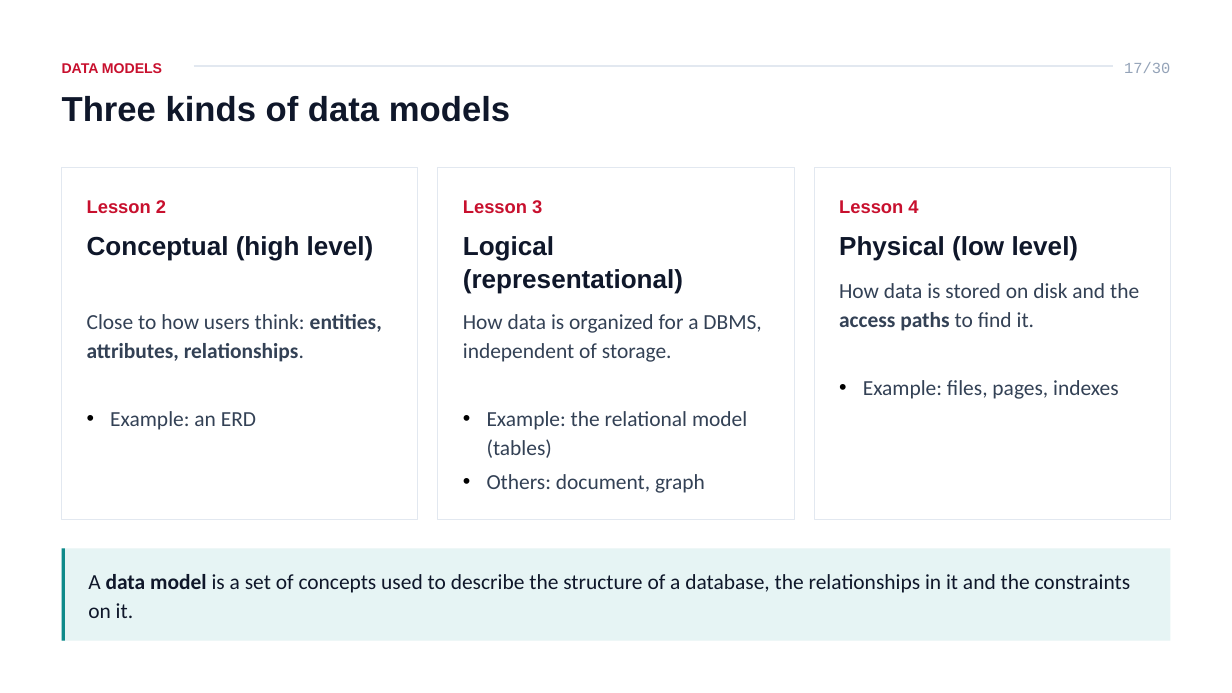
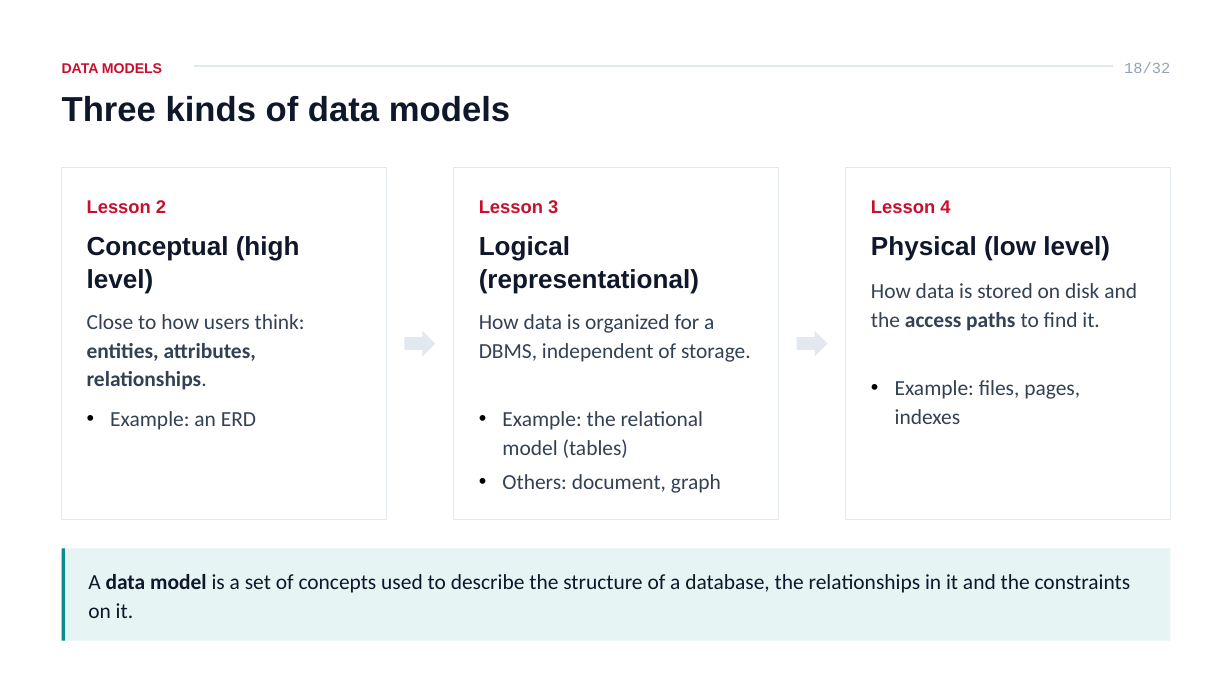
Before and after one commit to ahmedatef2007/db-slides, a slide deck: slide 18 of pptx/ITI_Database_Course_Lesson_1_Introduction.pptx (slide 17 before the commit). Drawn at 1232x693 pixels with LibreOffice and Linux fonts; fonts in the diff are those of the drawing. Boxes give left, top, right and bottom in pixels: in the first picture for what was removed or moved away, otherwise in the second. Text is boxed around its words. In the diff, an @@ line names an element or a change of style, - is before the commit and + after.

```diff
--- a/pptx/ITI_Database_Course_Lesson_1_Introduction.pptx
+++ b/pptx/ITI_Database_Course_Lesson_1_Introduction.pptx
@@ text at bbox=[1124, 62, 1170, 73]: text changed @@
-17/30
+18/32
@@ rectangle: place and size @@
-rectangle at bbox=[62, 167, 418, 520]
+rectangle at bbox=[62, 167, 386, 520]
@@ rectangle: place and size @@
-rectangle at bbox=[438, 167, 794, 520]
+rectangle at bbox=[454, 167, 779, 520]
@@ rectangle: place and size @@
-rectangle at bbox=[814, 167, 1170, 520]
+rectangle at bbox=[846, 167, 1170, 520]
@@ text "Lesson 3": place and size @@
-text "Lesson 3" at bbox=[463, 200, 542, 213]
+text "Lesson 3" at bbox=[479, 200, 558, 213]
@@ text "Lesson 4": place and size @@
-text "Lesson 4" at bbox=[839, 200, 918, 213]
+text "Lesson 4" at bbox=[871, 200, 950, 213]
@@ text "Conceptual (high level)" rewrapped from bbox=[87, 236, 374, 261] to bbox=[87, 236, 300, 294] @@
@@ text "Logical (representational)": place and size @@
-text "Logical (representational)" at bbox=[463, 236, 683, 294]
+text "Logical (representational)" at bbox=[479, 236, 699, 294]
@@ text "Physical (low level)": place and size @@
-text "Physical (low level)" at bbox=[839, 236, 1079, 261]
+text "Physical (low level)" at bbox=[871, 236, 1110, 261]
@@ text "How data is stored on ..." rewrapped from bbox=[839, 283, 1139, 331] to bbox=[871, 283, 1137, 331] @@
@@ text "Close to how users think: ..." rewrapped from bbox=[87, 314, 382, 362] to bbox=[87, 314, 305, 390] @@
@@ text "How data is organized for ..." rewrapped from bbox=[463, 314, 761, 362] to bbox=[479, 314, 751, 362] @@
@@ right arrow added at bbox=[405, 331, 436, 357], fill #E2E8F0 @@
@@ right arrow added at bbox=[796, 331, 827, 357], fill #E2E8F0 @@
@@ text "Example: files, pages, indexes" rewrapped from bbox=[863, 380, 1119, 399] to bbox=[895, 380, 1080, 424] @@
@@ text "Example: the relational model (tables)" rewrapped from bbox=[487, 411, 747, 493] to bbox=[502, 411, 721, 493] @@
```
Also in this commit, not shown: 27 other slides changed, 2 slides added, 10 other files.
